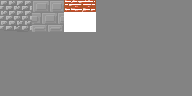
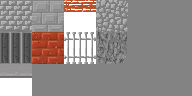
Layered file, before and after one edit (192x96). Changes by layer:
added group "tops" with 2 layers above "walls" over (0, 32, 96, 78)
added layer "cage" (1st of 2, in "tops") in group "tops" over (64, 32, 96, 64)
added layer "1" (1st of 2, in "tops") in group "tops" over (0, 64, 32, 78)
added group "walls" with 7 layers above "floor" over (0, 32, 127, 64)
added layer "cracs" in group "walls" over (96, 32, 127, 64)
added layer "Layer 2 copy" in group "walls" over (32, 33, 64, 64)
added layer "bricks_top" in group "walls" over (32, 33, 64, 64)
added layer "bricks" in group "walls" over (32, 32, 64, 64)
added layer "1" (2nd of 2, in "walls") in group "walls" over (0, 32, 32, 64)
added group "floor" with 6 layers above "BG" over (64, 0, 128, 32)
added layer "stonetop" in group "floor" over (96, 0, 128, 32)
added layer "stonebot" in group "floor" over (97, 1, 128, 32)
moved "cage" (2nd of 2, in "floor") into group "floor", painted on it over (64, 1, 96, 10)
painted on "BG" over (0, 32, 96, 96)
